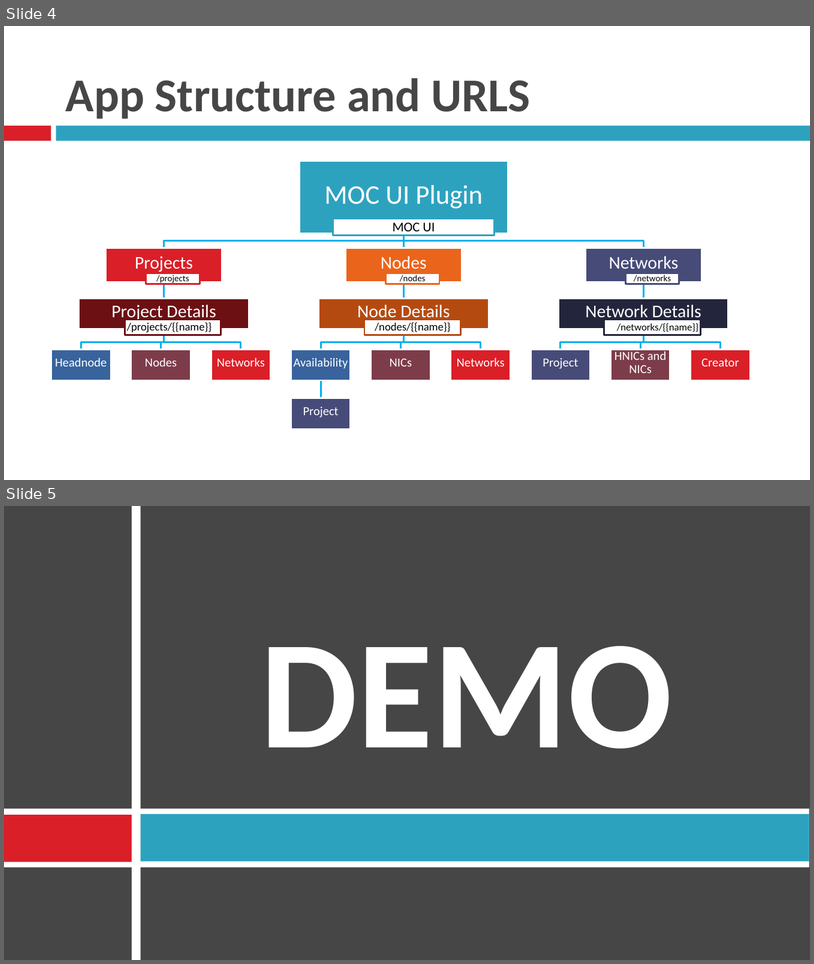
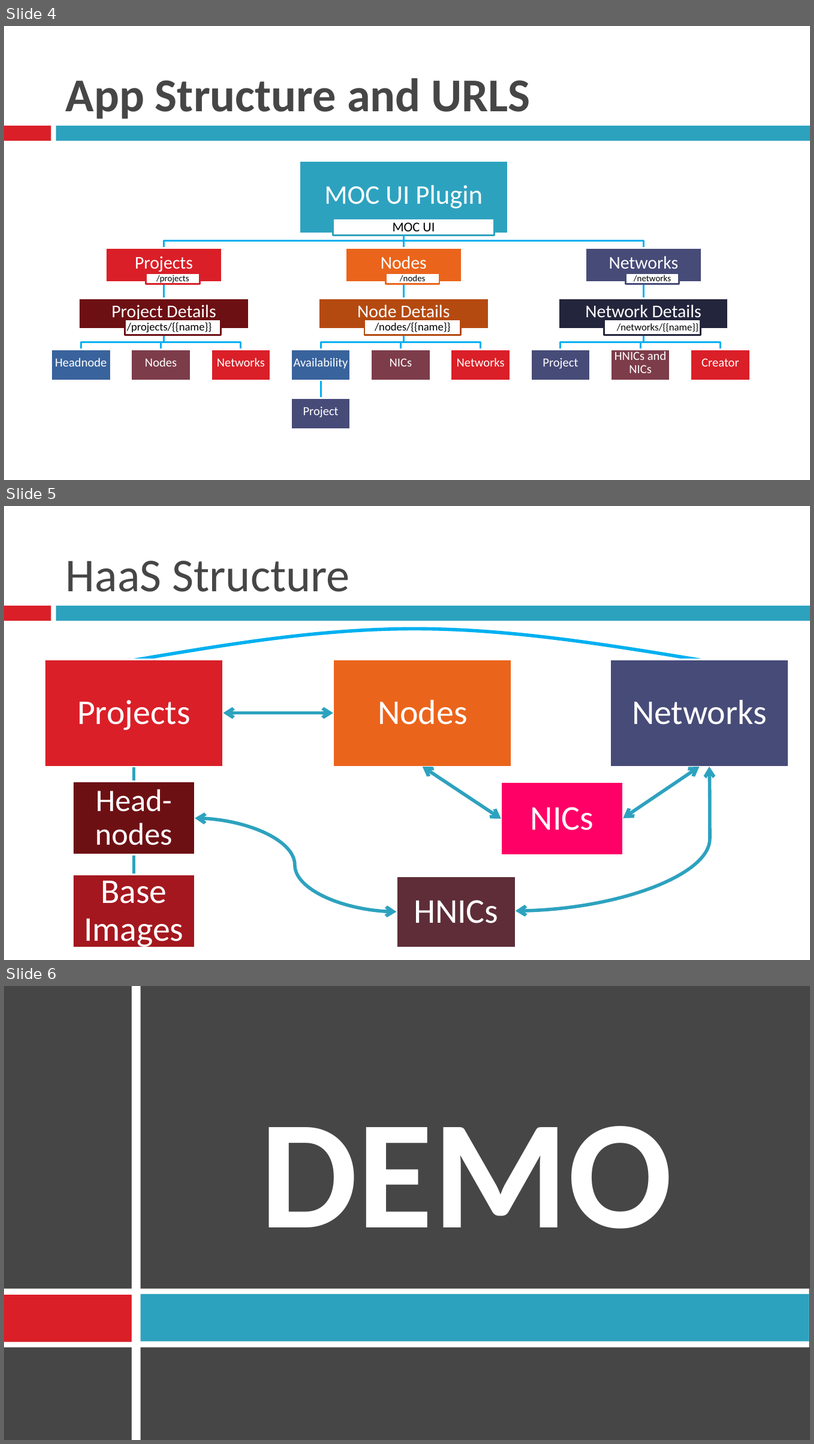
Before and after one commit to BU-EC500-SP15/moc-gui-plugins, a slide deck: MOCUIPlugin-final.pptx. Shown one above the other, each under a label of ours: slides 4 and 5 before the commit, slides 4, 5 and 6 after it. The pictures are 814x964 and 814x1444 pixels, drawn with LibreOffice and Linux fonts; fonts in the diff are those of the drawing. Boxes give left, top, right and bottom in pixels: in the first picture for what was removed or moved away, otherwise in the second. Text is boxed around its words. In the diff, an @@ line names an element or a change of style, - is before the commit and + after.

```diff
--- a/MOCUIPlugin-final.pptx
+++ b/MOCUIPlugin-final.pptx
@@ slide 5 added at [4,506,810,960], background #FFFFFF; not listed: 2 template elements that a slide beside it also shows @@
@@ title added at [66,561,350,592], 42 pt, text #464646 @@
+HaaS Structure
@@ freeform shape added at [131,628,704,661], outline #00B0F0 3 pt @@
@@ freeform shape added at [44,659,224,766], fill #DA1F28, outline #FFFFFF 1.5 pt, 31 pt, text #FFFFFF @@
+Projects
@@ freeform shape added at [333,659,512,766], fill #EB641B, outline #FFFFFF 1.5 pt, 31 pt, text #FFFFFF @@
+Nodes
@@ freeform shape added at [611,659,789,766], fill #474B78, outline #FFFFFF 1.5 pt, 31 pt, text #FFFFFF @@
+Networks
@@ double arrow added from (224, 712) to (333, 712), #2DA2BF 3 pt @@
@@ line added from (134, 766) to (134, 786), #2DA2BF 3 pt @@
@@ double arrow added from (423, 766) to (501, 818), #2DA2BF 3 pt @@
@@ curved double arrow added from (516, 911) to (710, 766), #2DA2BF 3 pt @@
@@ double arrow added from (700, 766) to (623, 818), #2DA2BF 3 pt @@
@@ freeform shape added at [72,781,194,855], fill #6D1014, outline #FFFFFF 1.5 pt, 28 pt, text #FFFFFF @@
+Head-nodes
@@ freeform shape added at [501,782,623,855], fill #FF0066, outline #FFFFFF 1.5 pt, 31 pt, text #FFFFFF @@
+NICs
@@ curved double arrow added from (195, 818) to (397, 912), #2DA2BF 3 pt @@
@@ line added from (134, 855) to (134, 874), #2DA2BF 3 pt @@
@@ freeform shape added at [72,874,194,947], fill #A3171E, outline #FFFFFF 1.5 pt, 31 pt, text #FFFFFF @@
+Base Images
@@ freeform shape added at [397,876,516,947], fill #5E2D37, outline #FFFFFF 1.5 pt, 31 pt, text #FFFFFF @@
+HNICs
@@ what was slide 5 is now slide 6 @@
```
